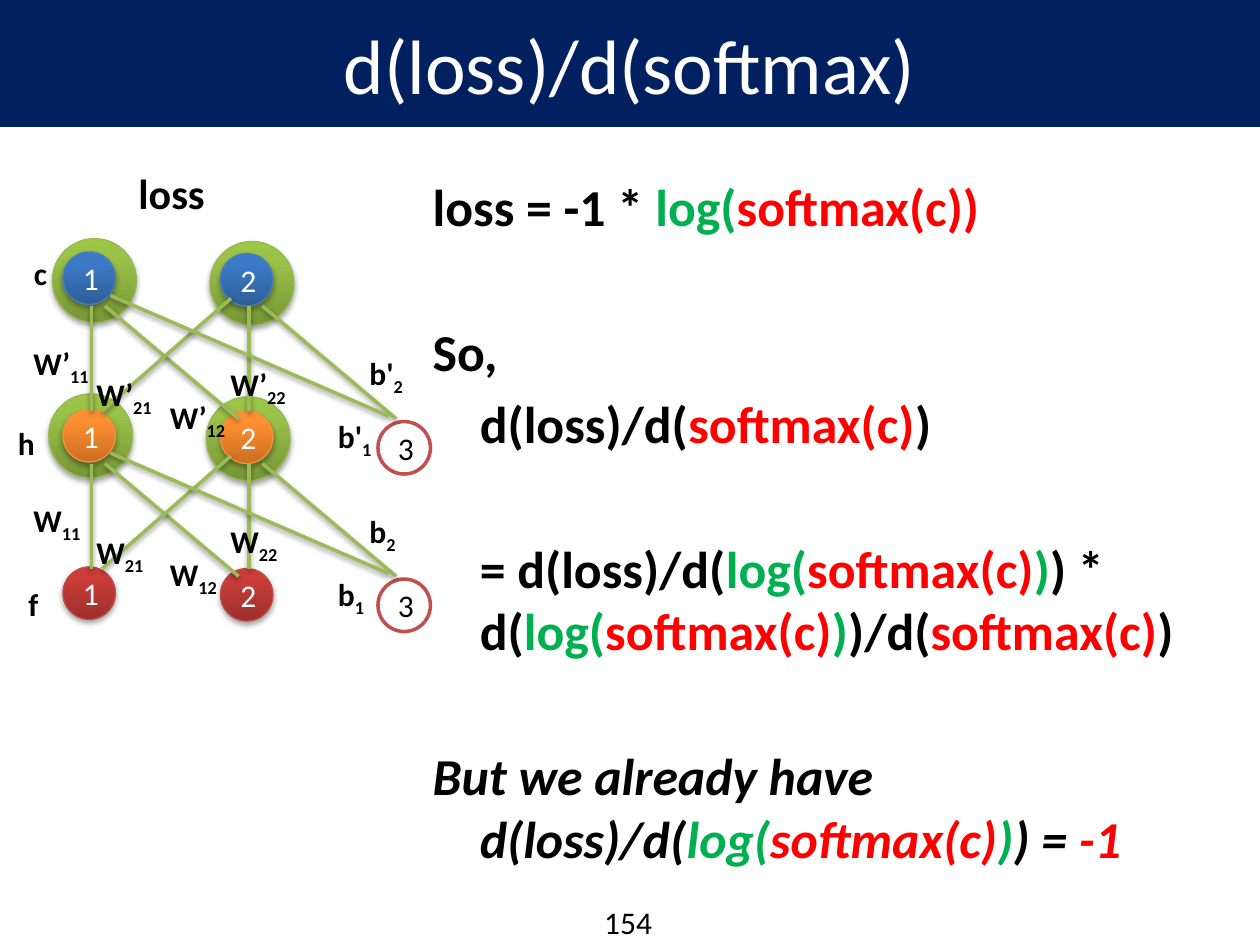
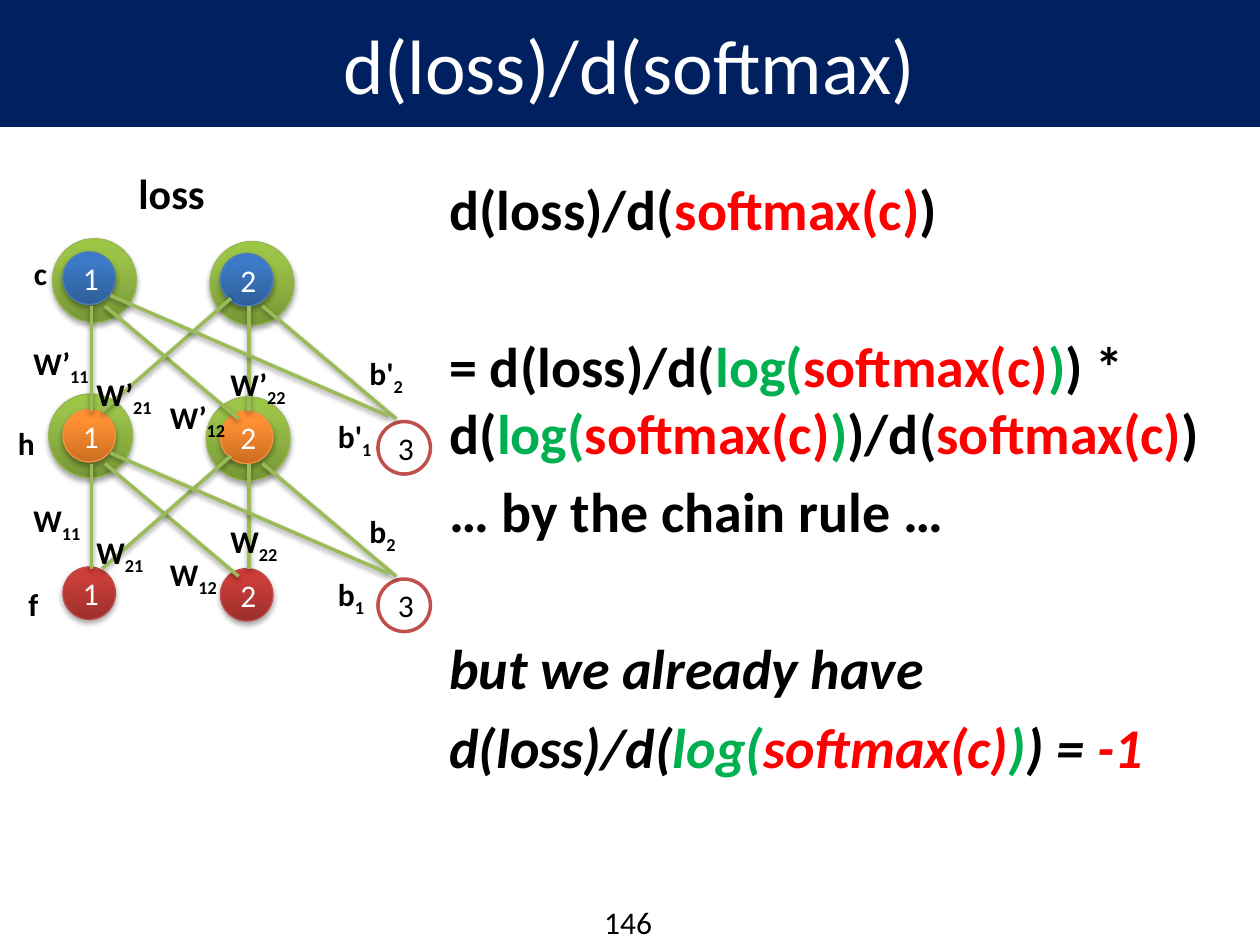
Before and after one commit to aiaioo/DeepLearningBasicsTutorial, a slide deck: slide 146 of DeepLearningBasics.pptx (slide 154 before the commit). Drawn at 1260x945 pixels with LibreOffice and Linux fonts; fonts in the diff are those of the drawing; background and template pictures are left out. Boxes give left, top, right and bottom in pixels: in the first picture for what was removed or moved away, otherwise in the second. Text is boxed around its words. In the diff, an @@ line names an element or a change of style, - is before the commit and + after.

```diff
--- a/DeepLearningBasics.pptx
+++ b/DeepLearningBasics.pptx
@@ text "d(loss)/d(softmax(c))": place and size @@
-text "d(loss)/d(softmax(c))" at [433, 187, 1174, 867]
+text "d(loss)/d(softmax(c))" at [449, 188, 1199, 778]
@@ text at [433, 187, 979, 378]: paragraphs removed @@
-loss = -1 * log(softmax(c))
-So,
@@ text at [449, 188, 1199, 464]: size 29.6 to 32 pt in "d(loss)/d(softmax(c))", "= d(loss)/d(log(softmax(c))) * d(log(softmax(c)))/d(softmax( ..." @@
@@ text at [449, 492, 1142, 778]: text changed; size 29.6 to 32 pt @@
-But we already have d(loss)/d(log(softmax(c))) = -1
+… by the chain rule …
+but we already have
+d(loss)/d(log(softmax(c))) = -1
@@ page number at [604, 912, 652, 935]: text changed @@
-154
+146
```
Also in this commit, not shown: 29 other slides changed, 3 slides added, 10 slides removed.
